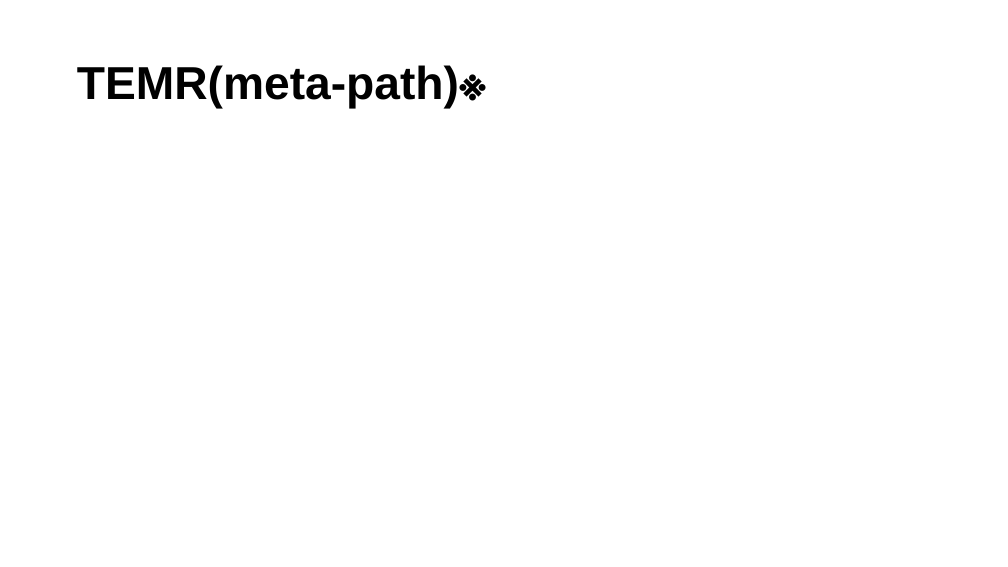
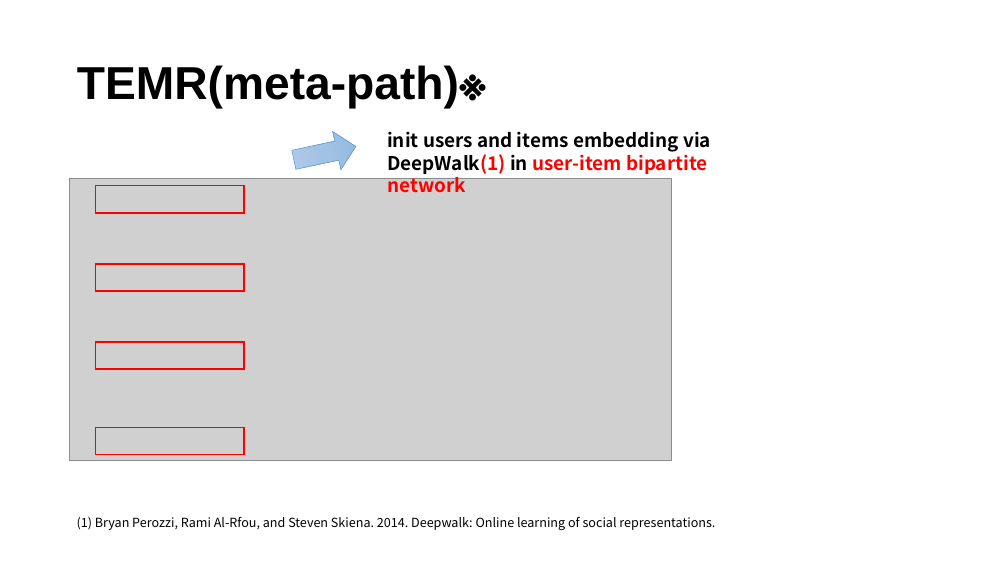
Before and after one commit to Viroog/explainable_resys-STU, a slide deck: slide 15 of explainable _recsys.pptx. Drawn at 1008x567 pixels with LibreOffice and Linux fonts; fonts in the diff are those of the drawing; grey boxes stand for pictures. Boxes give left, top, right and bottom in pixels: in the first picture for what was removed or moved away, otherwise in the second. Text is boxed around its words. In the diff, an @@ line names an element or a change of style, - is before the commit and + after.

```diff
--- a/explainable _recsys.pptx
+++ b/explainable _recsys.pptx
@@ down arrow added at (290, 128, 360, 179), fill gradient #B1CBE9 to #A3C1E5 to #93B9E4, outline #5B9BD5 0.5 pt @@
@@ text added at (387, 131, 711, 193), 18 pt, text #000000, bold @@
+init users and items embedding via DeepWalk(1) in user-item bipartite network
@@ picture added at (70, 178, 672, 461) @@
@@ rectangle added at (95, 186, 244, 213), outline #FF0000 1.5 pt @@
@@ rectangle added at (95, 264, 244, 291), outline #FF0000 1.5 pt @@
@@ rectangle added at (95, 342, 244, 369), outline #FF0000 1.5 pt @@
@@ rectangle added at (95, 428, 244, 455), outline #FF0000 1.5 pt @@
@@ text added at (77, 517, 715, 530), 12 pt, text #000000 @@
+(1) Bryan Perozzi, Rami Al-Rfou, and Steven Skiena. 2014. Deepwalk: Online learning of social representations.
```
Also in this commit, not shown: 4 other slides changed, 8 slides added, 1 slide removed, 1 other file.
